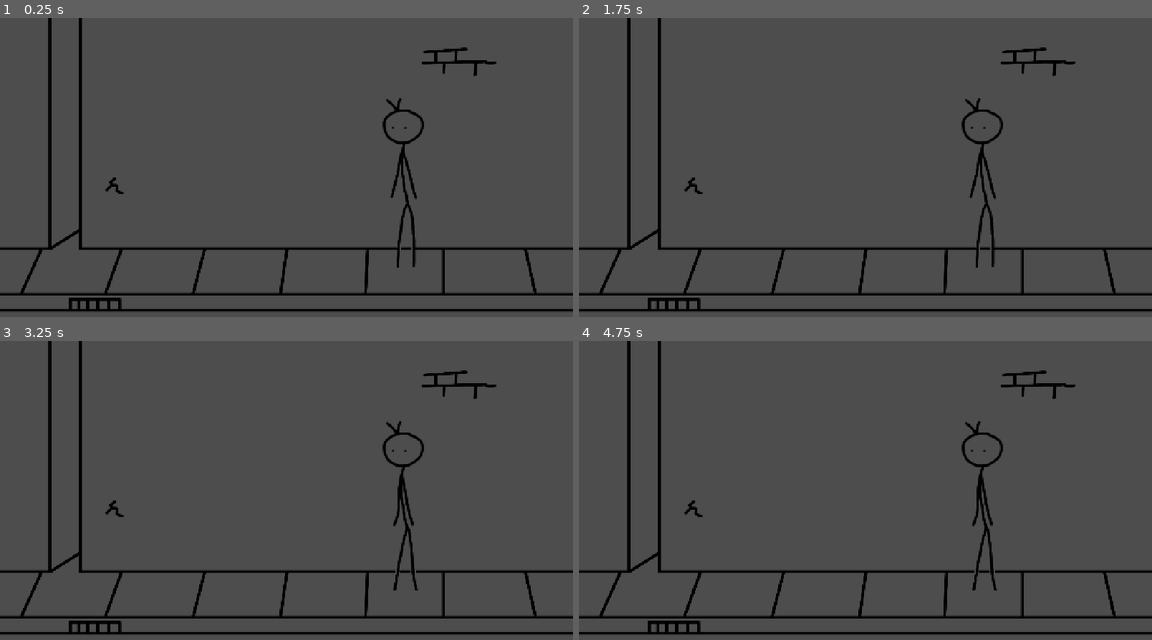
Above: before the commit, frames 1-4 (two rows, left to right).
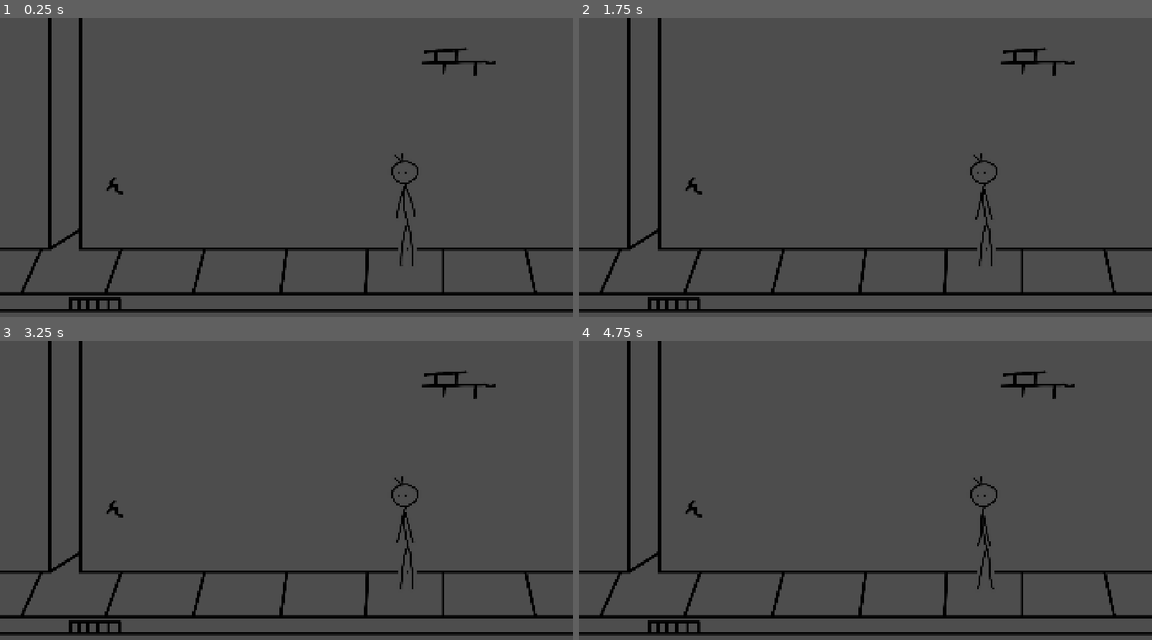
Above: after the commit, the same moments.

Repository: reppy31/test-1
Game: Godot game, scene res://test_1_node.tscn
Same seed, same stepped clock (60 frames per second), same inputs: the game is played once before the commit and once after it.
Inputs:
- Up to frame 1 (0.25 s): no input
- Up to frame 2 (1.75 s): no input
- Up to frame 3 (3.25 s): no input
- Up to frame 4 (4.75 s): no input

The runs differ from the first frame. In frame 1, 3.2% of the frame differs, in the area x 0-100%, y 0-99%; in frame 2, 3.2%; in frame 3, 3.2%; in frame 4, 3.2%.

Commit message:
Adjusting resolution.
Fixing output resolution to fit the background better and to handle future changes better.

Diff:
--- a/project.godot
+++ b/project.godot
@@ -17,8 +17,9 @@
 
 [display]
 
-window/size/viewport_width=1280
-window/size/viewport_height=720
+window/size/viewport_width=1920
+window/size/viewport_height=1080
+window/size/borderless=true
 window/stretch/mode="canvas_items"
 window/stretch/aspect="expand"
 
--- a/test_1_node.tscn
+++ b/test_1_node.tscn
@@ -9,7 +9,7 @@
 [sub_resource type="ShaderMaterial" id="ShaderMaterial_4wr1s"]
 shader = ExtResource("2_555dq")
 shader_parameter/wall_color = Color(0.29803923, 0.29803923, 0.29803923, 1)
-shader_parameter/margin_thickness = 2.0
+shader_parameter/margin_thickness = 10.0
 
 [sub_resource type="SpriteFrames" id="SpriteFrames_72uko"]
 animations = [{
@@ -38,16 +38,16 @@
 
 [node name="test 1 node" type="Node2D" unique_id=1992488849]
 
-[node name="Testbackground1" type="Sprite2D" parent="." unique_id=466399988]
-position = Vector2(640, 360)
-scale = Vector2(0.6666667, 0.6666667)
+[node name="Testbackground1" type="TextureRect" parent="." unique_id=1437074943]
+offset_right = 1920.0
+offset_bottom = 1080.0
 texture = ExtResource("1_trvhx")
 
 [node name="AnimatedSprite2D" type="AnimatedSprite2D" parent="." unique_id=1764025869]
 texture_repeat = 2
 material = SubResource("ShaderMaterial_4wr1s")
-position = Vector2(904, 372)
+position = Vector2(1360, 647)
 sprite_frames = SubResource("SpriteFrames_72uko")
 animation = &"idle"
 autoplay = "idle"
-frame_progress = 0.6862861
+frame_progress = 0.01636993
